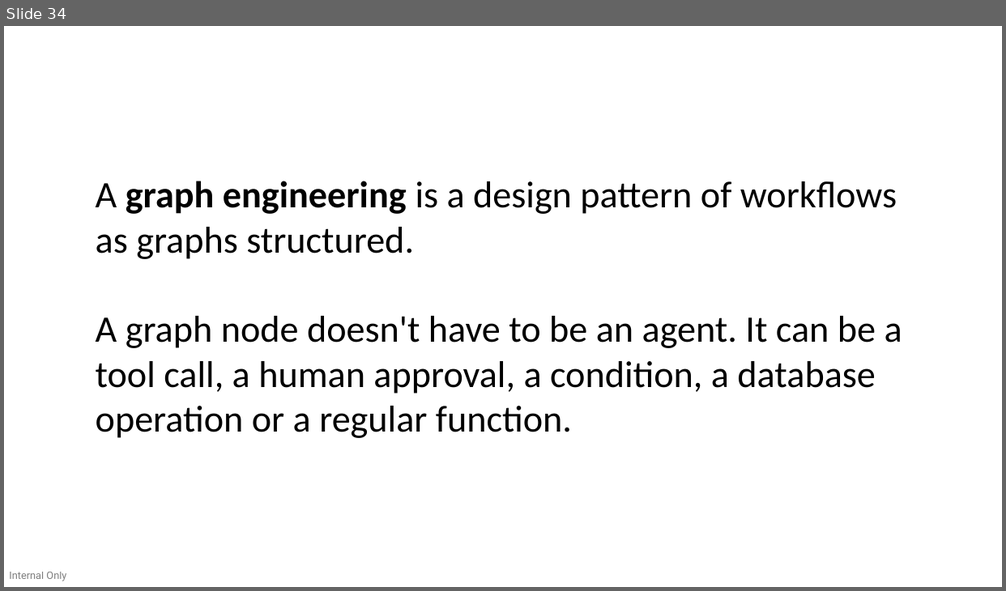
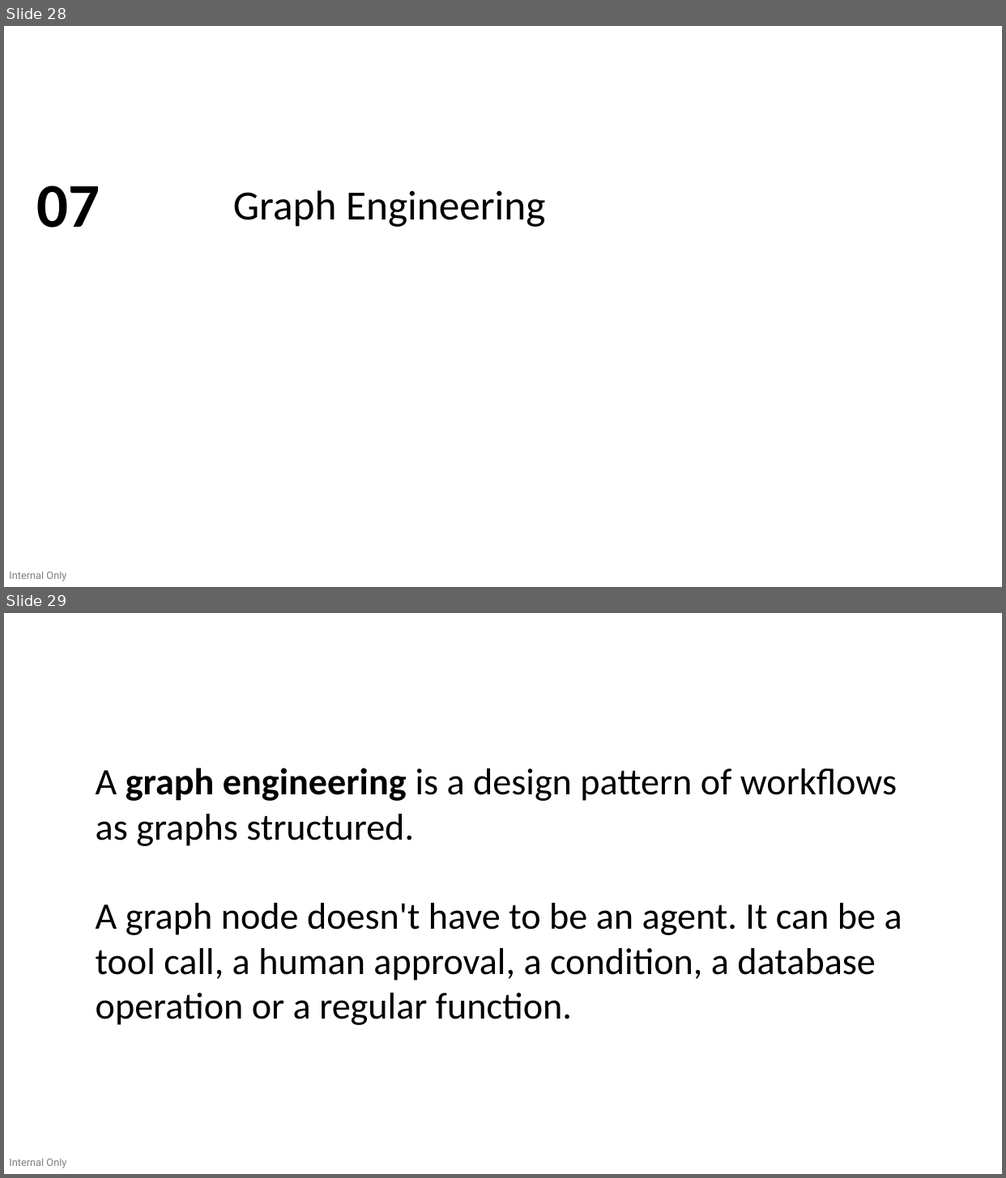
Before and after one commit to devlinduldulao/agents-and-skill-demo, a slide deck: ddc.pptx. Shown one above the other, each under a label of ours: slide 34 before the commit, slides 28 and 29 after it. The pictures are 1006x591 and 1006x1178 pixels, drawn with LibreOffice and Linux fonts; fonts in the diff are those of the drawing. Boxes give left, top, right and bottom in pixels: in the first picture for what was removed or moved away, otherwise in the second. Text is boxed around its words. In the diff, an @@ line names an element or a change of style, - is before the commit and + after.

```diff
--- a/ddc.pptx
+++ b/ddc.pptx
@@ slide 28 added at bbox=[4, 26, 1002, 587], background #FFFFFF; not listed: 1 template element that a slide beside it also shows @@
@@ text added at bbox=[36, 186, 100, 228], 60 pt, text #000000, bold @@
+07
@@ text added at bbox=[233, 190, 545, 227], 40 pt, text #000000 @@
+Graph Engineering
@@ what was slide 34 is now slide 29 @@
```
Also in this commit, not shown: 4 slides changed, 17 other slides added, 3 slides removed, 1 other file.
